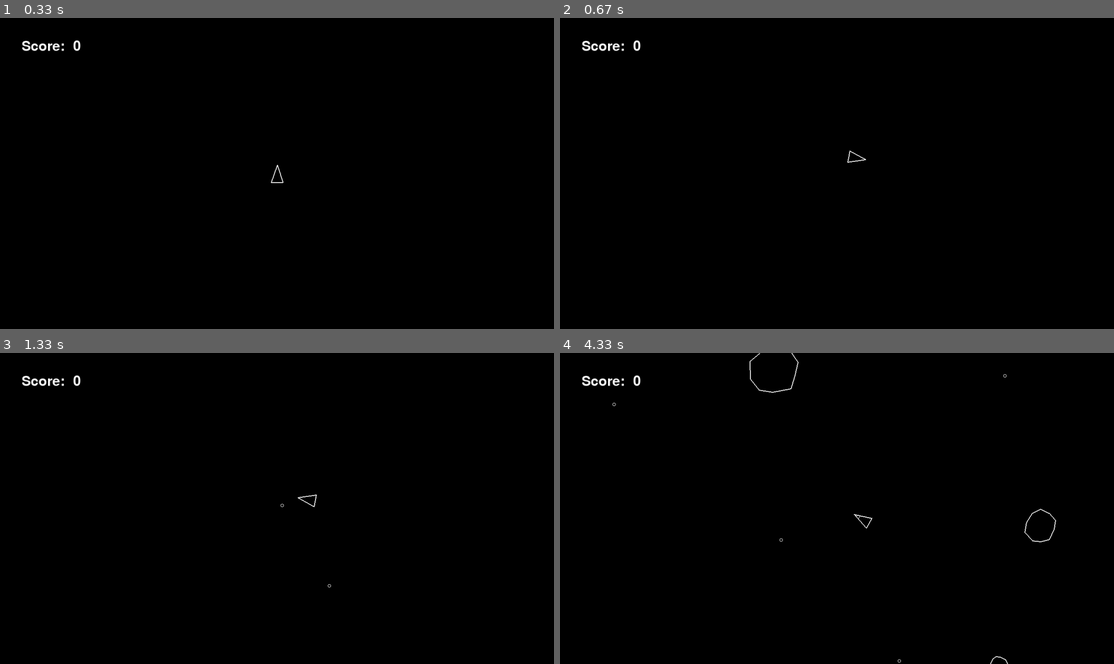
Above: before the commit, frames 1-4 (two rows, left to right).
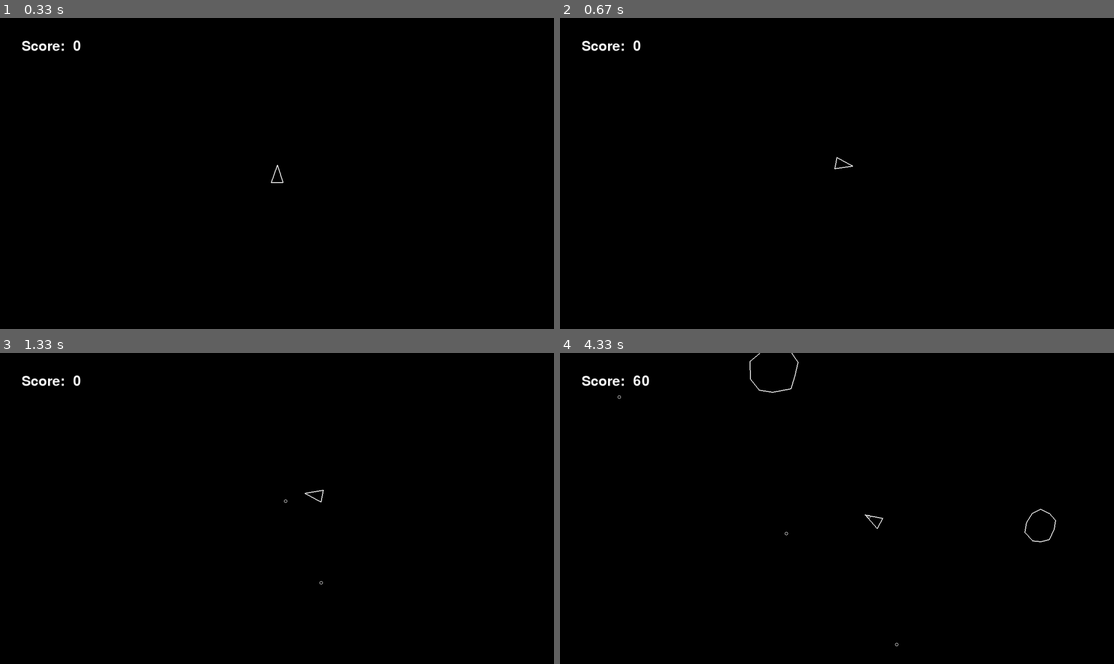
Above: after the commit, the same moments.

Repository: Atomk/asteroids-pygame
Game: pygame game, started from main.py
The game is run twice, just before and just after one commit, with the same random seed, the same clock (stepped at 60 frames per second) and the same inputs.
Inputs:
- Up to frame 1 (0.33 s): no input
- Up to frame 2 (0.67 s): hold W from 0.33 s (still down); hold Right from 0.33 s (still down)
- Up to frame 3 (1.33 s): release W at 0.8 s; release Right at 0.8 s; hold Right 0.83-1.3 s; tap Space at 0.9, 1.2 s
- Up to frame 4 (4.33 s): hold Up 1.33-1.63 s; tap Space at 1.4, 1.73, 2.03, 2.23, 2.53, 2.8, 3.1, 3.23, 3.63, 3.93, 4.3 s; hold Right 1.67-2.13 s; hold Left 2.17-2.7 s; hold Left 2.73-3.13 s; hold Up 3.17-3.53 s; hold Right 3.57-4.2 s; hold Left from 4.23 s (still down)

Frame 1 is identical in both runs. In frame 2, less than 0.1% of the frame differs, in the area x 49-56%, y 42-49%; in frame 3, less than 0.1%; in frame 4, 0.2%, in the area x 9-81%, y 6-100%.

Commit message:
feat: player movement inertia

Diff:
--- a/constants.py
+++ b/constants.py
@@ -8,7 +8,7 @@
 
 PLAYER_RADIUS = 20
 PLAYER_TURN_SPEED = 300
-PLAYER_SPEED = 200
+PLAYER_MAX_SPEED = 10
 PLAYER_SHOOT_SPEED = 500
 PLAYER_SHOOT_COOLDOWN = 0.3  # seconds
 
--- a/player.py
+++ b/player.py
@@ -10,6 +10,7 @@
         super().__init__(x, y, PLAYER_RADIUS)
         self.rotation = 180
         self.shoot_cooldown = 0
+        self.force = pygame.Vector2(0, 0)
 
     def triangle(self) -> list[pygame.Vector2]:
         """Generates a list of three vertices."""
@@ -30,12 +31,15 @@
         self.rotation += PLAYER_TURN_SPEED * dt
 
     def move(self, dt):
-        direction = pygame.Vector2(0, 1).rotate(self.rotation)
-        self.position += direction * PLAYER_SPEED * dt
+        self.position += self.force
 
     def update(self, delta_time):
         if self.shoot_cooldown > 0:
             self.shoot_cooldown -= delta_time
+
+        # drag
+        # TODO decouple from framerate
+        self.force *= 0.97
 
         keys = pygame.key.get_pressed()
 
@@ -43,8 +47,14 @@
             self.rotate(-delta_time)
         if keys[pygame.K_d] or keys[pygame.K_RIGHT]:
             self.rotate(delta_time)
+
         if keys[pygame.K_w] or keys[pygame.K_UP]:
-            self.move(delta_time)
+            direction = pygame.Vector2(0, 1).rotate(self.rotation)
+            self.force += direction * PLAYER_MAX_SPEED * delta_time
+            self.force.normalize()
+
+        # Inertia moves the player even with no input
+        self.move(delta_time)
 
         if keys[pygame.K_SPACE]:
             if self.shoot_cooldown <= 0:
